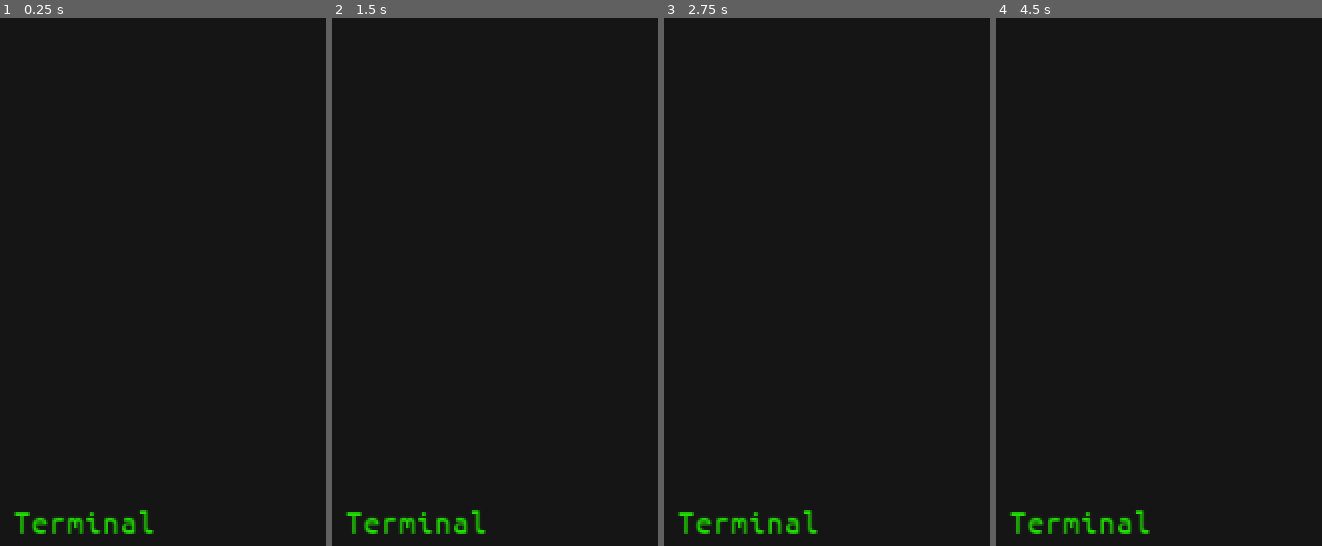
Above: before the commit, frames 1-4 (left to right).
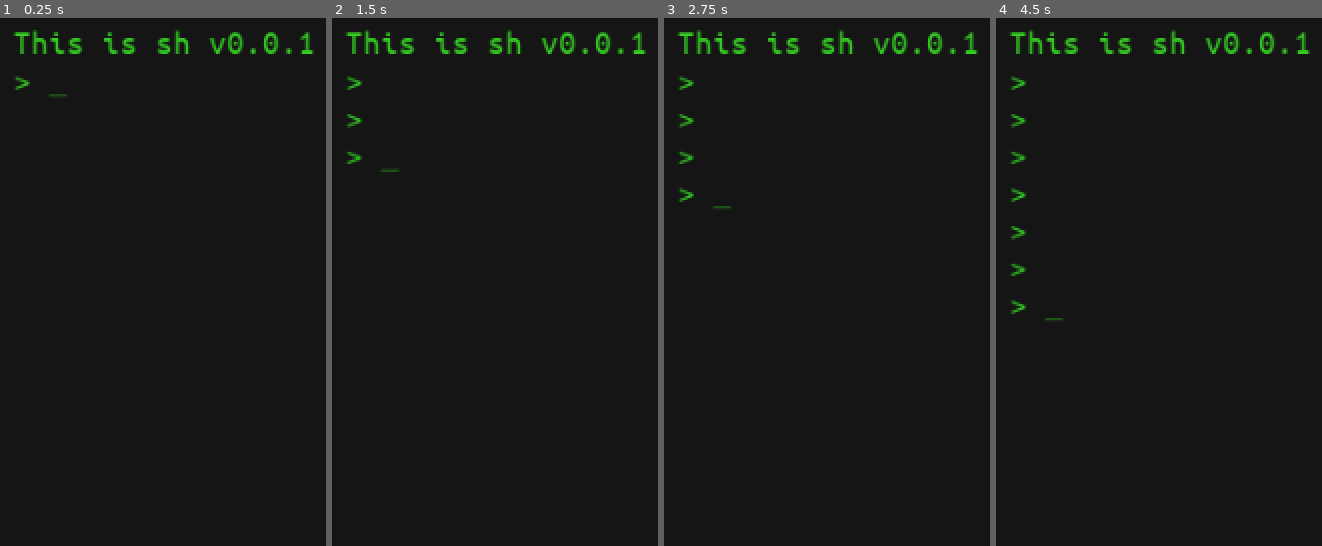
Above: after the commit, the same moments.

Repository: SmBe19/LD46
Game: Godot game, scene res://scn/root.tscn
The game is run twice, just before and just after one commit, with the same random seed, the same clock (stepped at 60 frames per second) and the same inputs.
Inputs:
- Up to frame 1 (0.25 s): no input
- Up to frame 2 (1.5 s): tap Enter at 0.5, 1.35 s; tap Backspace at 0.6 s; tap Space at 0.77, 1.25 s
- Up to frame 3 (2.75 s): tap Space at 1.52 s; tap Enter at 2 s; tap Backspace at 2.1 s
- Up to frame 4 (4.5 s): tap Space at 2.75, 3.02, 3.77, 4.25 s; tap Enter at 2.85, 3.5, 4.35 s; tap Backspace at 3.6 s

The runs differ from the first frame. In frame 1, 2.2% of the frame differs, in the area x 4-97%, y 2-98%; in frame 2, 2.3%; in frame 3, 2.4%; in frame 4, 2.6%.
Error before the commit: Invalid call. Nonexistent function 'clear' in base 'Label'. (res://src/TerminalManager.gd:19)

Commit message:
add buy_server command

Diff:
--- a/project.godot
+++ b/project.godot
@@ -54,11 +54,6 @@
 "language": "GDScript",
 "path": "res://src/service.gd"
 }, {
-"base": "Process",
-"class": "Sh",
-"language": "GDScript",
-"path": "res://src/cmd/sh.gd"
-}, {
 "base": "Node",
 "class": "Terminal",
 "language": "GDScript",
@@ -74,7 +69,6 @@
 "RequestType": "",
 "Server": "",
 "Service": "",
-"Sh": "",
 "Terminal": ""
 }
 
--- a/scn/root.tscn
+++ b/scn/root.tscn
@@ -35,11 +35,12 @@
 "_edit_use_anchors_": false
 }
 
-[node name="Buffer" type="Label" parent="Terminal"]
+[node name="Buffer" type="RichTextLabel" parent="Terminal"]
 margin_left = 20.0
-margin_top = 290.0
+margin_top = 20.0
 margin_right = 880.0
-margin_bottom = 310.0
-custom_fonts/font = ExtResource( 2 )
-custom_colors/font_color = Color( 0.129412, 0.87451, 0, 1 )
-text = "Terminal"
+margin_bottom = 580.0
+custom_fonts/normal_font = ExtResource( 2 )
+custom_colors/default_color = Color( 0.211765, 0.811765, 0.141176, 1 )
+bbcode_text = "Hello world!"
+text = "Hello world!"
--- a/src/TerminalManager.gd
+++ b/src/TerminalManager.gd
@@ -7,6 +7,7 @@
 func _ready():
 	terminal = Terminal.new()
 	shell = preload("res://src/cmd/sh.gd").new()
+	shell.root = $"/root/Root"
 	shell.output_process = terminal
 	#for y in terminal.HEIGHT:
 	#	for x in terminal.WIDTH:
--- /dev/null
+++ b/src/cmd/buy_server.gd
@@ -0,0 +1,9 @@
+extends Process
+
+func run(args):
+	if len(args) != 2:
+		send_output('usage: buy_server <server_name>')
+		return 1
+	if root.add_new_server(args[1], root.random_ip()):
+		return 0
+	return 1
--- a/src/cmd/sh.gd
+++ b/src/cmd/sh.gd
@@ -38,6 +38,7 @@
 					var script = load("res://src/cmd/" + cmd[0] + ".gd")
 					if script != null:
 						var process = script.new()
+						process.root = root
 						process.output_process = output_process
 						process.fs_root = fs_root
 						process.cwd = cwd
--- a/src/process.gd
+++ b/src/process.gd
@@ -2,6 +2,7 @@
 
 class_name Process
 
+var root = null
 var input_queue = []
 var output_process = null
 
@@ -9,9 +10,6 @@
 var cwd = fs_root
 
 signal input_received
-
-#func _init(output):
-#	output_process = output
 
 func run(args):
 	pass
@@ -31,7 +29,8 @@
 		output_process.connect("key_pressed", self, "receive_keypress")
 
 func unregister_for_keypress():
-	$"/root/Root/Terminal".disconnect("key_pressed", self, "receive_keypress")
+	if output_process is Terminal:
+		output_process.disconnect("key_pressed", self, "receive_keypress")
 
 func receive_keypress(key):
 	pass
--- a/src/root.gd
+++ b/src/root.gd
@@ -12,11 +12,20 @@
 	request_handler = RequestHandler.new()
 	add_new_server("shoutr", "10.0.0.1")
 
+func random_ip():
+	while true:
+		var ip = str(randi()%256) + "." + str(randi()%256) + "." + str(randi()%256) + "." + str(randi()%256)
+		if not ipaddr.has(ip):
+			return ip
+
 func add_new_server(name, ip):
+	if dns.has(name) or ipaddr.has(ip):
+		return false
 	var new_server = Server.new(self, name, ip)
 	servers.append(new_server)
 	dns[name] = new_server
 	ipaddr[ip] = new_server
+	return true
 
 func connect_servers(srv1, srv2):
 	srv1.connections.append(srv2)
